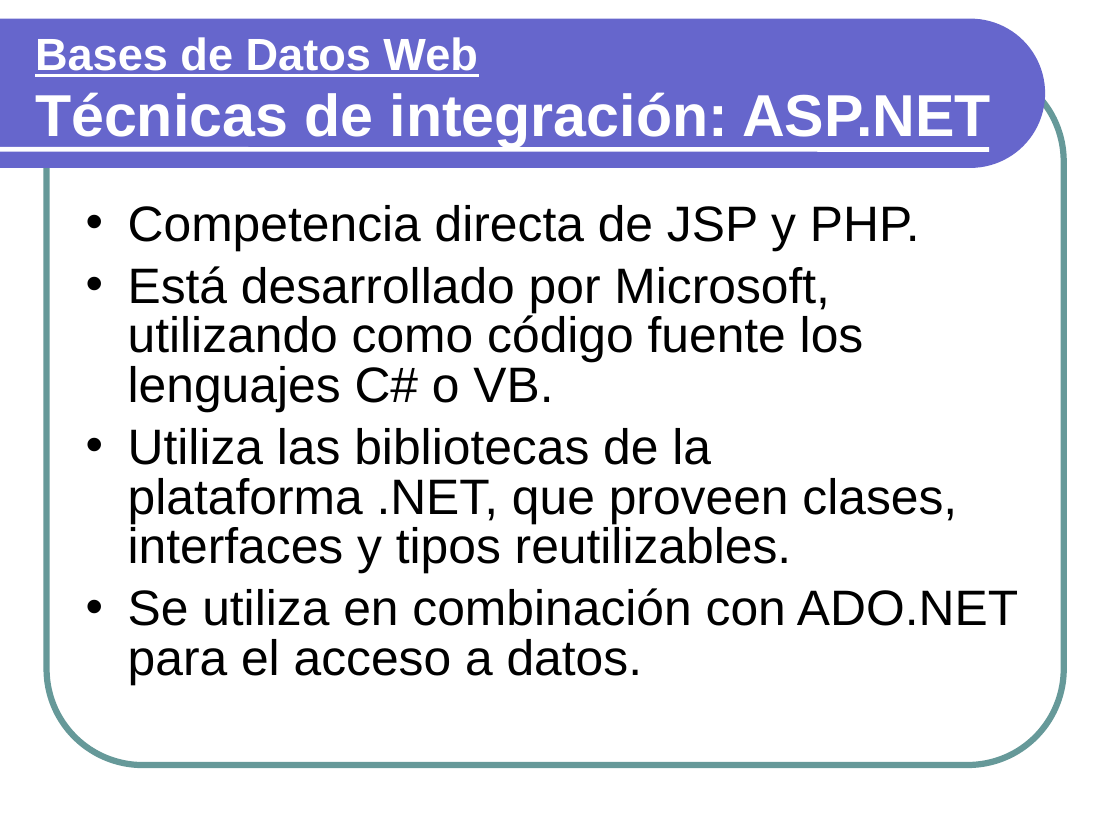
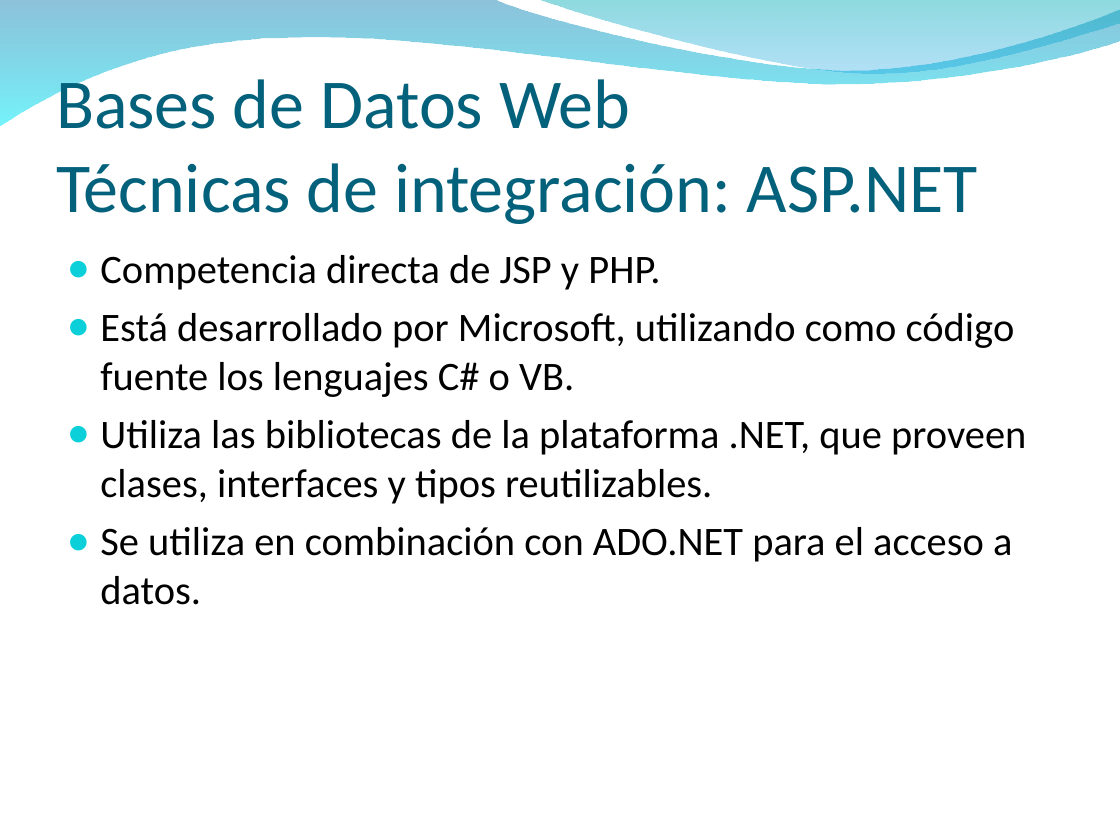
Before and after one commit to txedo/isi-mabd, a slide deck: slide 36 of Funcionalidad3/Funcionalidad3.ppt (slide 35 before the commit). Drawn at 1120x840 pixels with LibreOffice and Linux fonts; fonts in the diff are those of the drawing; background and template pictures are left out. Boxes give left, top, right and bottom in pixels: in the first picture for what was removed or moved away, otherwise in the second. Text is boxed around its words. In the diff, an @@ line names an element or a change of style, - is before the commit and + after.

```diff
--- a/Funcionalidad3/Funcionalidad3.ppt
+++ b/Funcionalidad3/Funcionalidad3.ppt
@@ freeform shape resized from (x1=0, y1=19, x2=1045, y2=168) to (x1=0, y1=0, x2=1120, y2=127) @@
@@ freeform shape at (x1=0, y1=0, x2=1120, y2=127): fill #6666CC to gradient #0079AF to #00EBF8 @@
@@ freeform shape added at (x1=536, y1=0, x2=1120, y2=77), fill gradient #00ADB6 to #009BE5 @@
@@ rounded rectangle removed at (x1=47, y1=65, x2=1064, y2=765) @@
@@ title "Bases de Datos Web Técnicas ..." moved from (x1=35, y1=37, x2=991, y2=147) to (x1=56, y1=70, x2=978, y2=224) @@
@@ title "Bases de Datos Web Técnicas ..." at (x1=56, y1=70, x2=978, y2=224): size 29 to 45 pt, underline off in "Bases de Datos Web"; size 38 to 45 pt in "Técnicas de integración: ASP.NET"; font Arial to Calibri, text colour #FFFFFF to #04617B, bold off; line spacing 0.93 to 1; vertical alignment middle to bottom @@
@@ line removed from (0, 149) to (989, 149) @@
@@ text "Competencia directa de JSP y ..." moved from (x1=128, y1=205, x2=1018, y2=685) to (x1=100, y1=255, x2=1026, y2=605) @@
@@ text "Competencia directa de JSP y ..." at (x1=100, y1=255, x2=1026, y2=605): size 32 to 26 pt, font Arial to Calibri; bullet • to ●; line spacing 0.83 to 1; less space between paragraphs; bullet colour #000000 to #0BD0D9 @@
```
Also in this commit, not shown: 67 other slides changed, 2 slides added, 1 slide removed.
